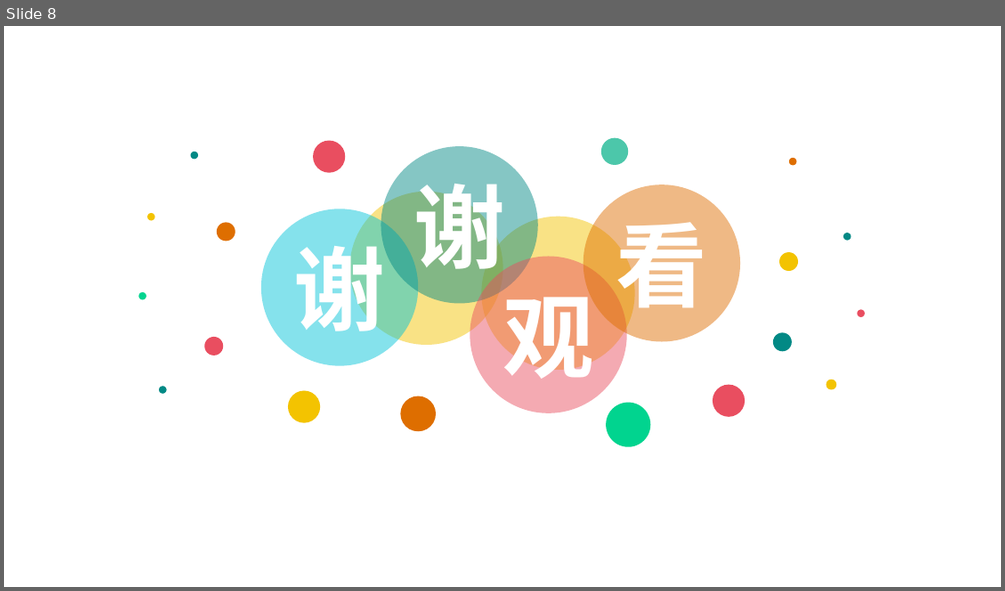
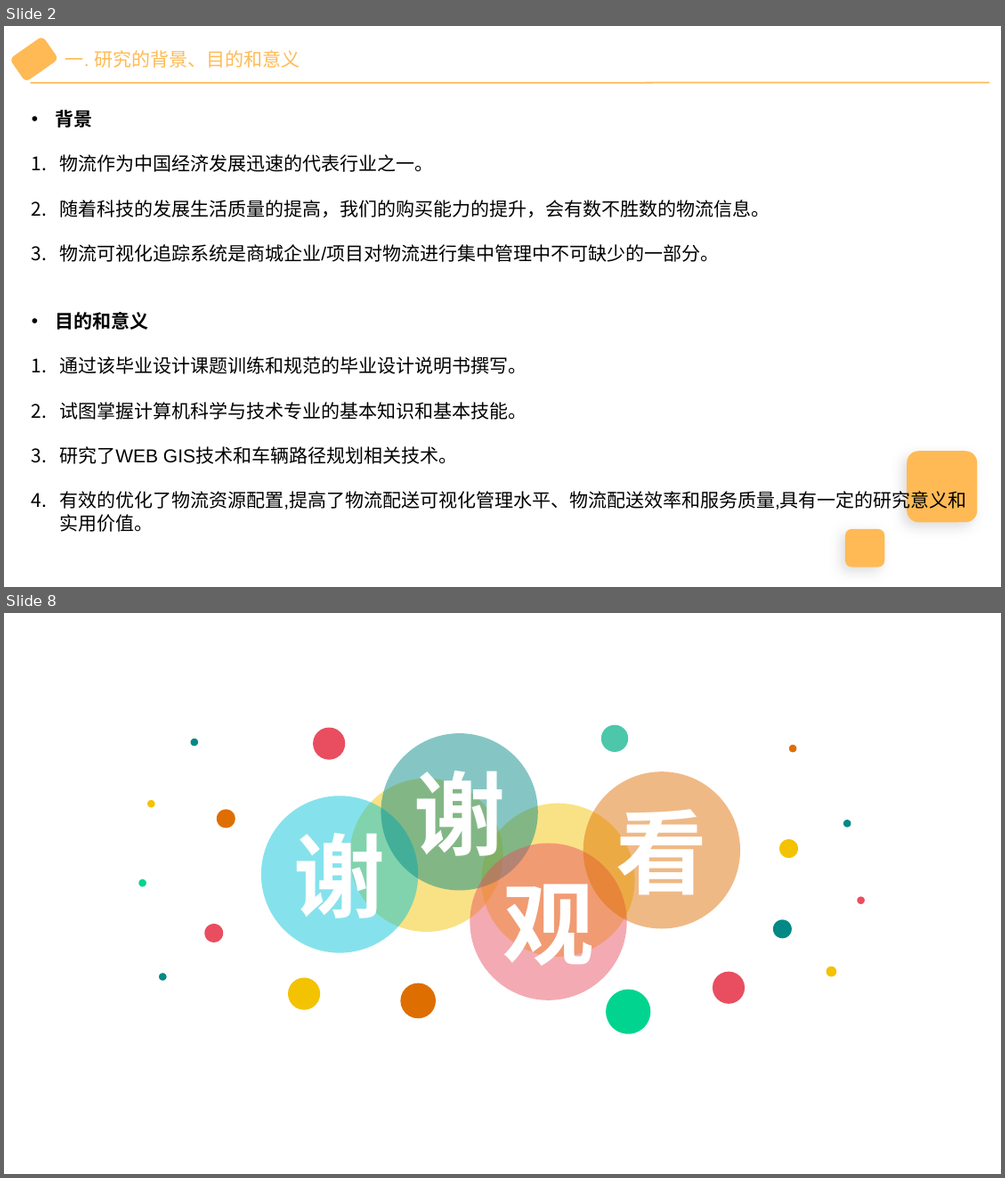
Before and after one commit to wu-yu-pei/graduation-design-file, a slide deck: 开题报告演讲PPT.pptx. Shown one above the other, each under a label of ours: slide 8 before the commit, slides 2 and 8 after it; the slides between them are not shown. The pictures are 1005x591 and 1005x1178 pixels, drawn with LibreOffice and Linux fonts; fonts in the diff are those of the drawing. Boxes give left, top, right and bottom in pixels: in the first picture for what was removed or moved away, otherwise in the second. Text is boxed around its words. In the diff, an @@ line names an element or a change of style, - is before the commit and + after.

```diff
--- a/开题报告演讲PPT.pptx
+++ b/开题报告演讲PPT.pptx
@@ slide 2 added at (4, 26, 1001, 587), background #FFFFFF @@
@@ rounded rectangle added at (10, 37, 58, 81), fill #FFBA55, outline #FFBA55 1 pt @@
@@ text added at (65, 50, 300, 68), 18 pt, text #FFBA55 @@
+一. 研究的背景、目的和意义
@@ line added from (30, 83) to (989, 83), #FFBA55 1.5 pt @@
@@ text added at (55, 107, 967, 532), 18 pt, text #000000 @@
+• 背景
+1. 物流作为中国经济发展迅速的代表行业之一。
+2. 随着科技的发展生活质量的提高，我们的购买能力的提升，会有数不胜数的物流信息。
+3. 物流可视化追踪系统是商城企业/项目对物流进行集中管理中不可缺少的一部分。
+• 目的和意义
+1. 通过该毕业设计课题训练和规范的毕业设计说明书撰写。
+2. 试图掌握计算机科学与技术专业的基本知识和基本技能。
+3. 研究了WEB GIS技术和车辆路径规划相关技术。
+4. 有效的优化了物流资源配置,提高了物流配送可视化管理水平、物流配送效率和服务质量,具有一定的研究意义和实用价值。
@@ rounded rectangle added at (906, 451, 977, 522), fill #FFBA55 @@
@@ rounded rectangle added at (845, 529, 885, 567), fill #FFBA55 @@
```
Also in this commit, not shown: 2 slides changed, 4 other slides added, 5 slides removed, 1 other file.
